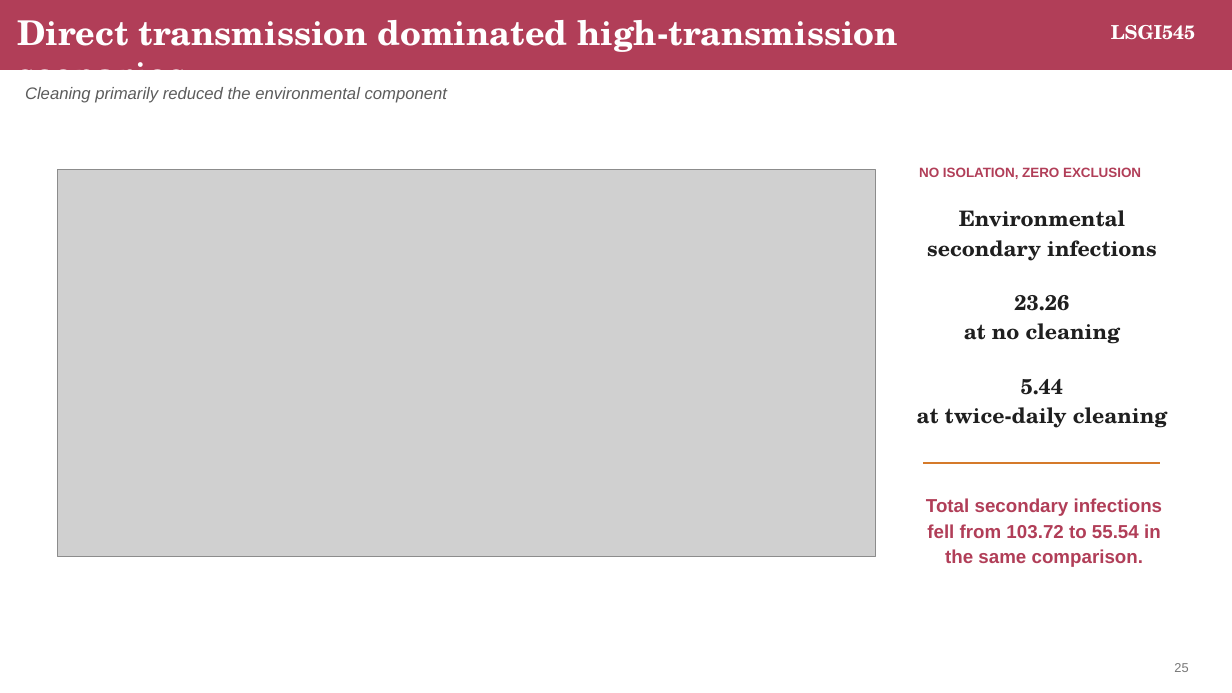
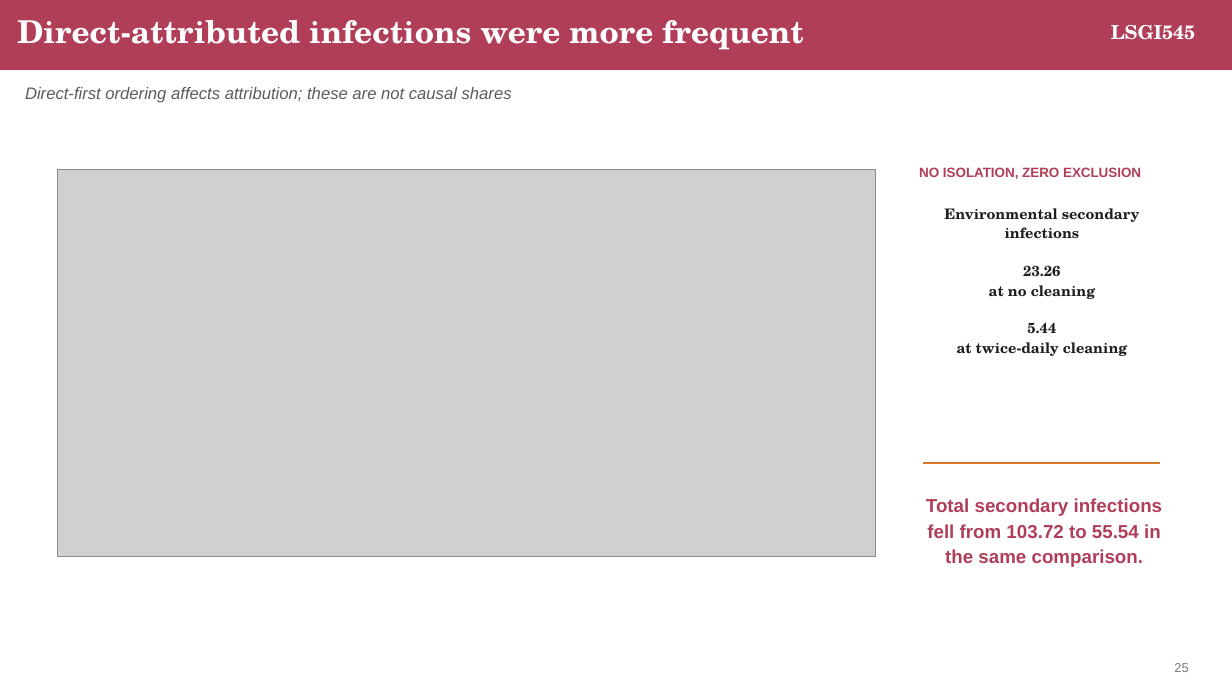
Before and after one commit to LIUXiaolu424/LSGI545-Group26, a slide deck: slide 25 of group_report_presentation/output/Norovirus_Dormitory_ABM_Group_Presentation.pptx. Drawn at 1232x693 pixels with LibreOffice and Linux fonts; fonts in the diff are those of the drawing; grey boxes stand for pictures. Boxes give left, top, right and bottom in pixels: in the first picture for what was removed or moved away, otherwise in the second. Text is boxed around its words. In the diff, an @@ line names an element or a change of style, - is before the commit and + after.

```diff
--- a/group_report_presentation/output/Norovirus_Dormitory_ABM_Group_Presentation.pptx
+++ b/group_report_presentation/output/Norovirus_Dormitory_ABM_Group_Presentation.pptx
@@ text at [17, 20, 803, 50]: text changed; size 26.5 to 24.6 pt @@
-Direct transmission dominated high-transmission scenarios
+Direct-attributed infections were more frequent
@@ text at [25, 87, 512, 103]: text changed @@
-Cleaning primarily reduced the environmental component
+Direct-first ordering affects attribution; these are not causal shares
@@ text "Environmental secondary infections" at [944, 208, 1140, 356]: size 16.6 to 11.3 pt @@
```
Also in this commit, not shown: 18 other slides changed, 7 other files.
